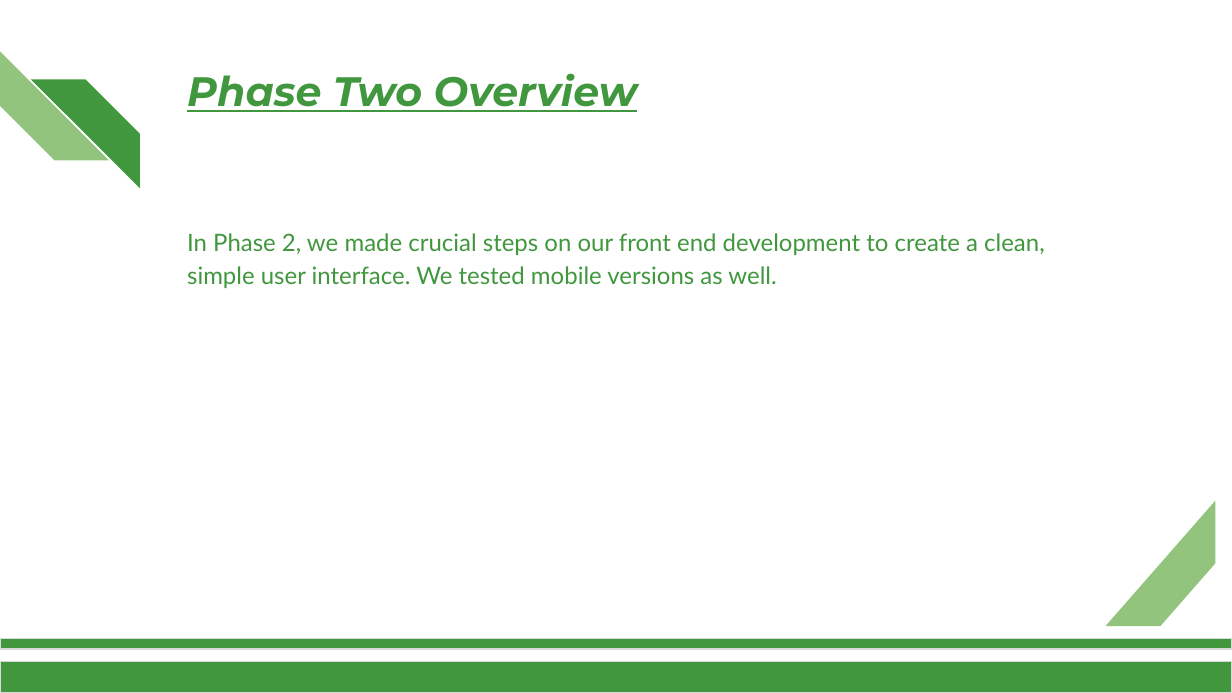
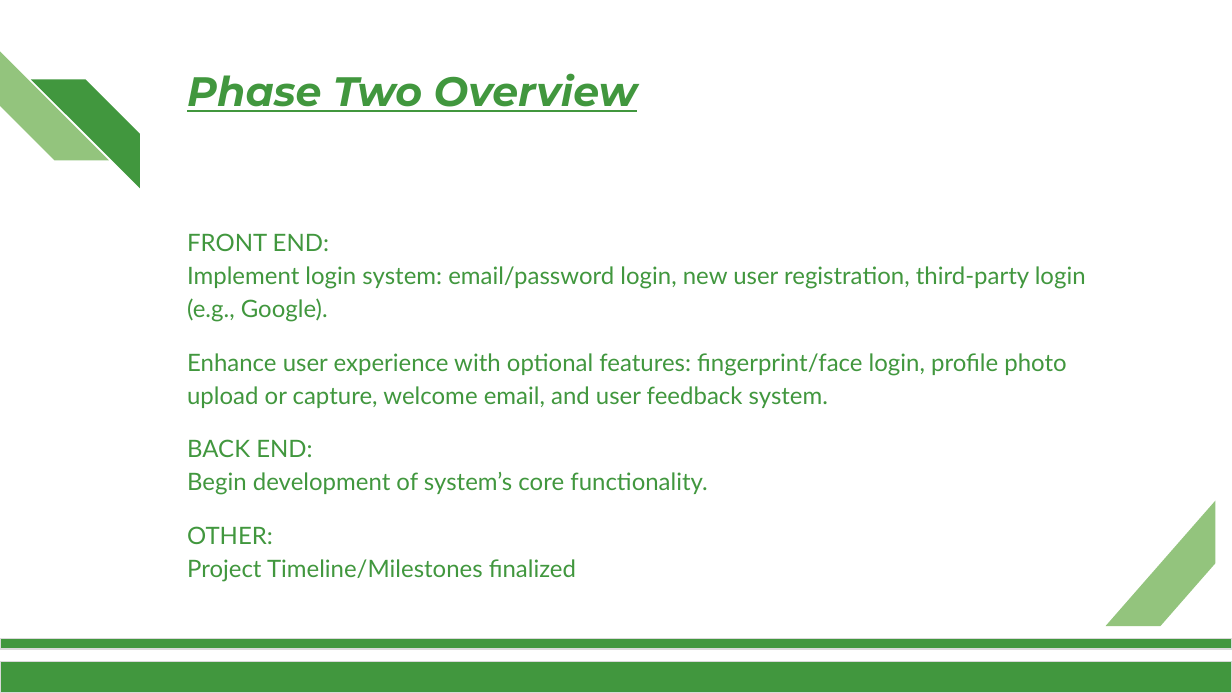
Before and after one commit to shippadam25/MealMind, a slide deck: slide 2 of Documents/Phase 2/ProjectPhase2.pptx. Drawn at 1232x693 pixels with LibreOffice and Linux fonts; fonts in the diff are those of the drawing; background and template pictures are left out. Boxes give left, top, right and bottom in pixels: in the first picture for what was removed or moved away, otherwise in the second. Text is boxed around its words. In the diff, an @@ line names an element or a change of style, - is before the commit and + after.

```diff
--- a/Documents/Phase 2/ProjectPhase2.pptx
+++ b/Documents/Phase 2/ProjectPhase2.pptx
@@ text at [187, 233, 1086, 582]: text changed @@
-In Phase 2, we made crucial steps on our front end development to create a clean, simple user interface. We tested mobile versions as well.
+FRONT END:
+Implement login system: email/password login, new user registration, third-party login (e.g., Google).
+Enhance user experience with optional features: fingerprint/face login, profile photo upload or capture, welcome email, and user feedback system.
+BACK END:
+Begin development of system’s core functionality.
+OTHER:
+Project Timeline/Milestones finalized
```
Also in this commit, not shown: 4 other slides changed, 4 slides added, 4 slides removed.
